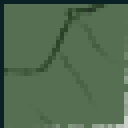
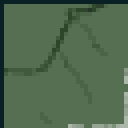
Layer changes from the first 128 x 128 image to the second:
painted on "Pasted Layer" over [4, 4, 124, 128]
painted on "Layer" over [8, 12, 128, 128]
